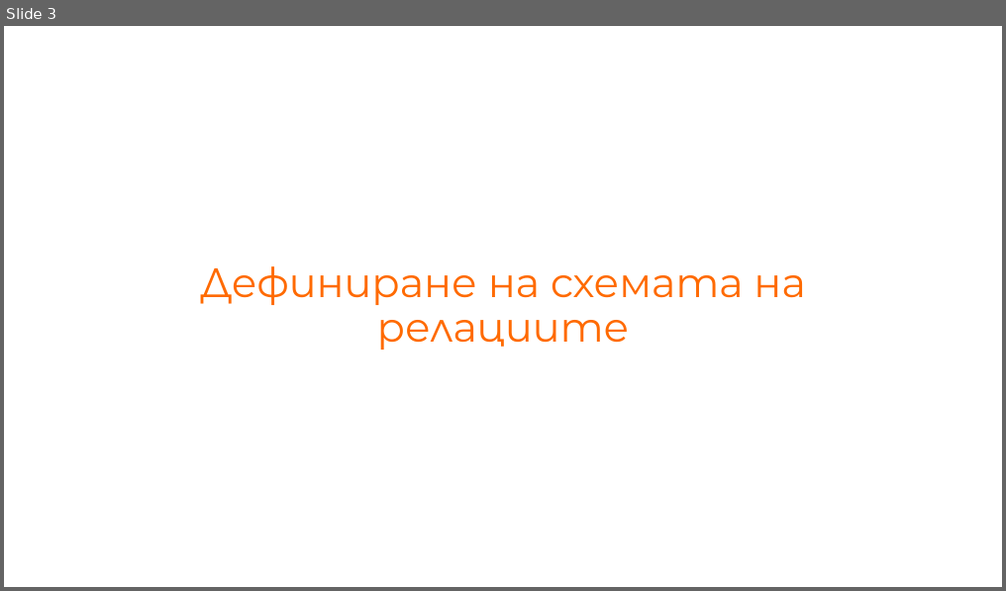
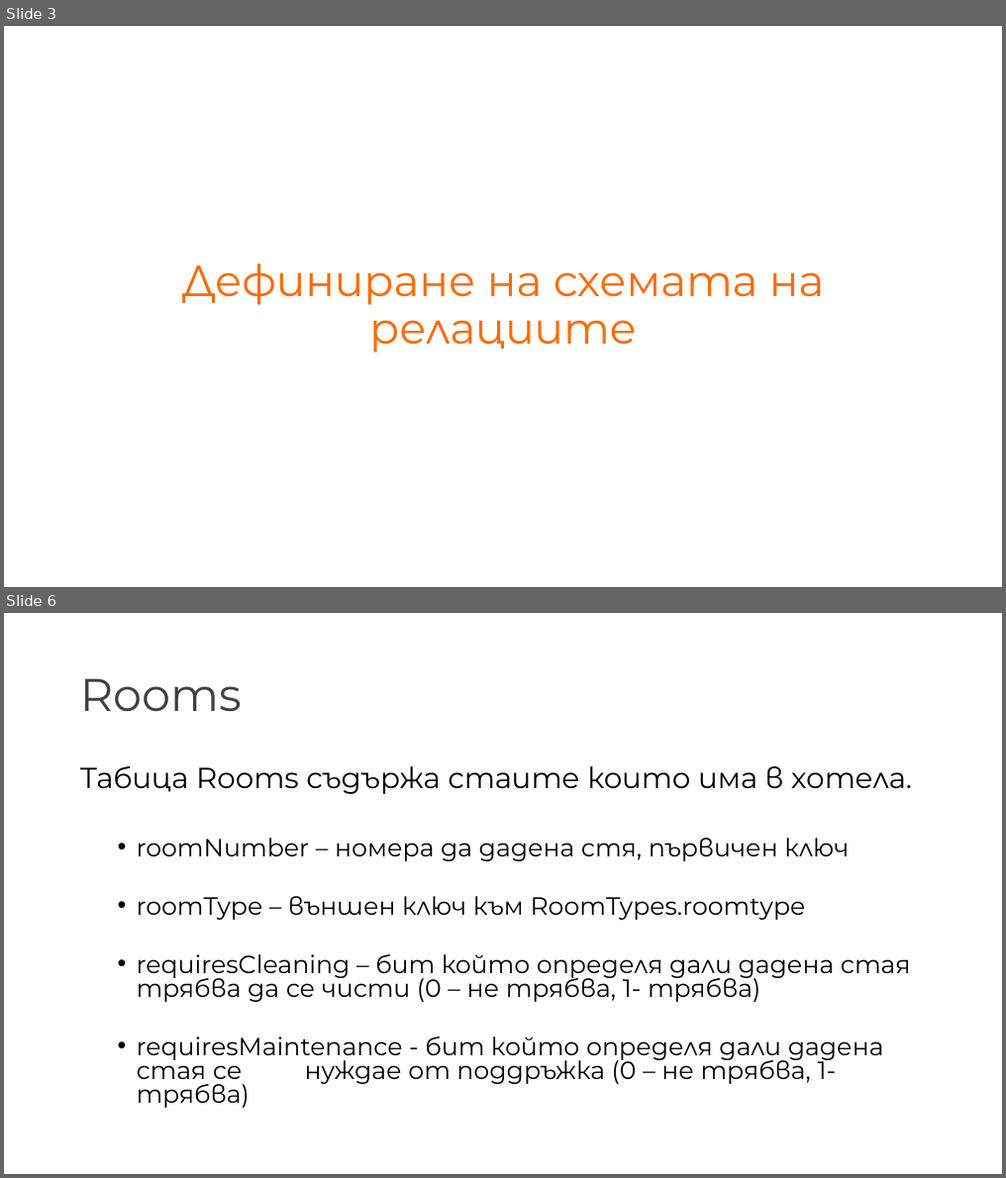
Before and after one commit to NikolaTotev/SQL-Course-Project, a slide deck: Project Presentation.pptx. Shown one above the other, each under a label of ours: slide 3 before the commit, slides 3 and 6 after it; the slides between them are not shown. The pictures are 1006x591 and 1006x1178 pixels, drawn with LibreOffice and Linux fonts; fonts in the diff are those of the drawing. Boxes give left, top, right and bottom in pixels: in the first picture for what was removed or moved away, otherwise in the second. Text is boxed around its words. In the diff, an @@ line names an element or a change of style, - is before the commit and + after.

```diff
--- a/Project Presentation.pptx
+++ b/Project Presentation.pptx
@@ slide 6 added at (4, 613, 1002, 1174), background #FFFFFF @@
@@ title added at (80, 678, 242, 712), 44 pt, text #404040 @@
+Rooms
@@ text added at (80, 765, 912, 1108), 24 pt, text #000000 @@
+Табица Rooms съдържа стаите които има в хотела.
+  • roomNumber – номера да дадена стя, първичен ключ
+  • roomType – външен ключ към RoomTypes.roomtype
+  • requiresCleaning – бит който определя дали дадена стая трябва да се чисти (0 – не трябва, 1- трябва)
+  • requiresMaintenance - бит който определя дали дадена стая се нуждае от поддръжка (0 – не трябва, 1- трябва)
@@ slide 3 changed as well @@
@@ title "Дефиниране на схемата на релациите" at (182, 264, 824, 353): size 39.6 to 42 pt @@
```
Also in this commit, not shown: 4 other slides changed, 7 other slides added, 2 slides removed, 11 other files.
